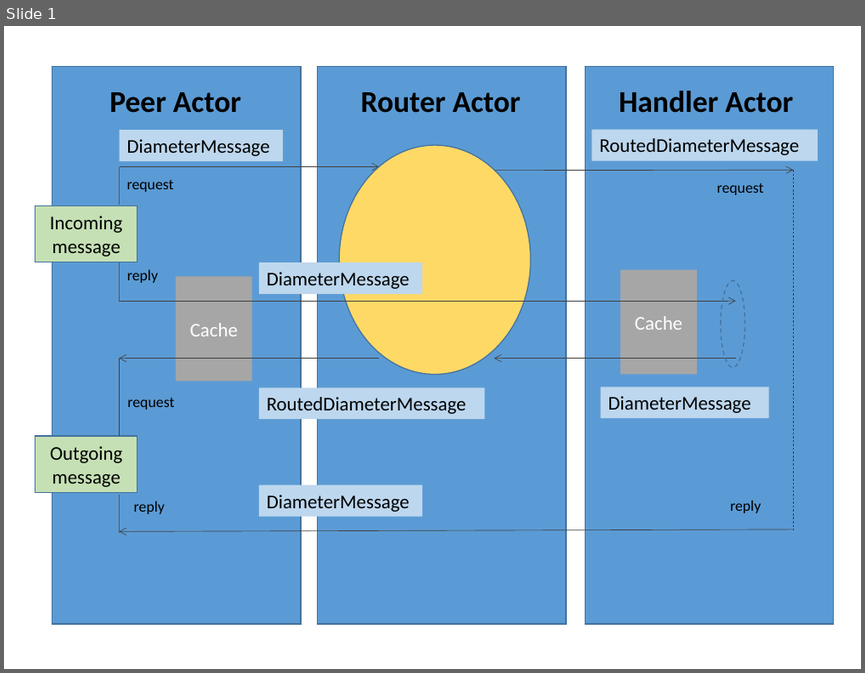
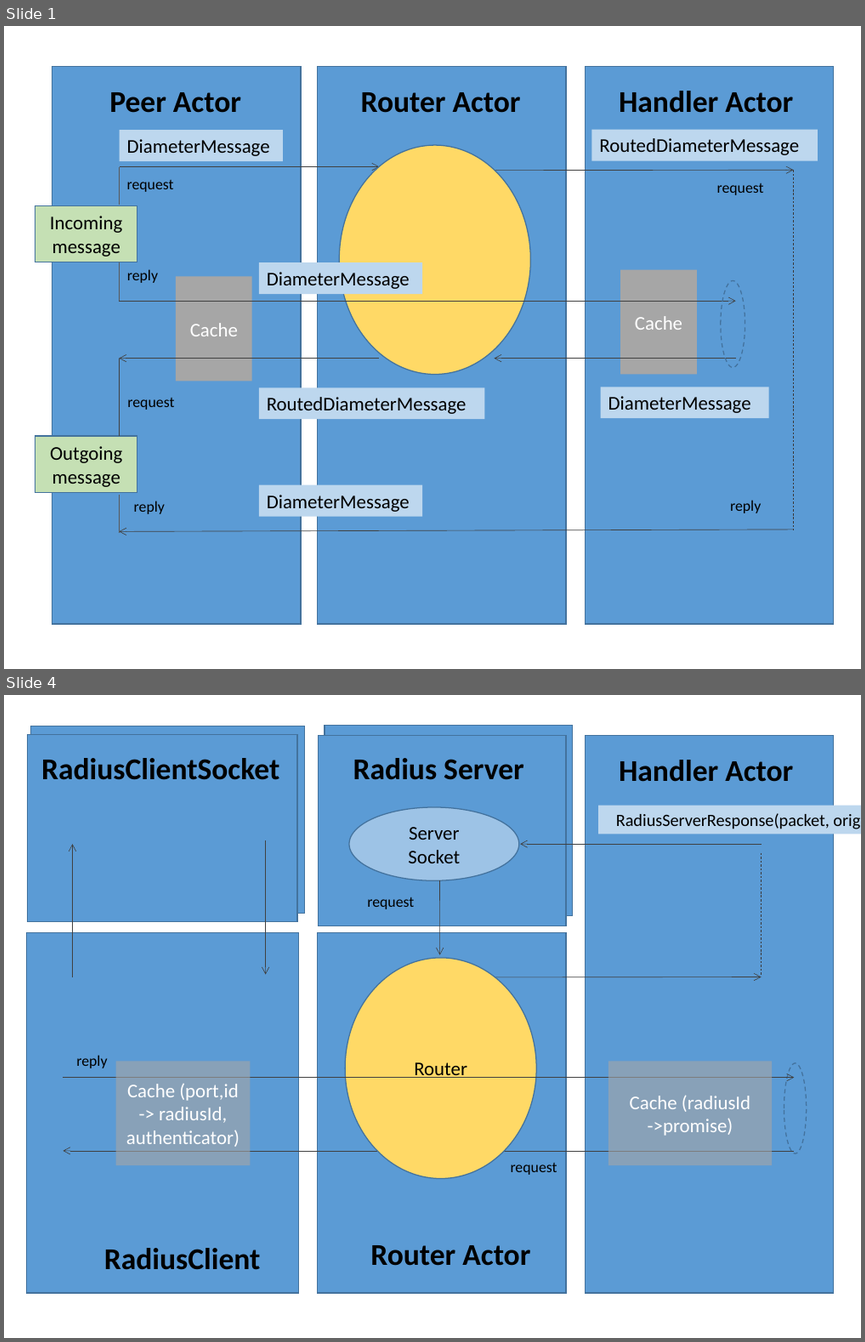
Before and after one commit to francistor/yaas, a slide deck: DiameterServerDesign.pptx. Shown one above the other, each under a label of ours: slide 1 before the commit, slides 1 and 4 after it; the slides between them are not shown. The pictures are 865x673 and 865x1342 pixels, drawn with LibreOffice and Linux fonts; fonts in the diff are those of the drawing. Boxes give left, top, right and bottom in pixels: in the first picture for what was removed or moved away, otherwise in the second. Text is boxed around its words. In the diff, an @@ line names an element or a change of style, - is before the commit and + after.

```diff
--- a/DiameterServerDesign.pptx
+++ b/DiameterServerDesign.pptx
@@ slide 4 added at [4, 695, 861, 1338], background #FFFFFF @@
@@ rectangle added at [27, 735, 297, 922], fill #5B9BD5, outline #43739E 1 pt @@
@@ rectangle added at [30, 726, 305, 913], fill #5B9BD5, outline #43739E 1 pt @@
@@ rectangle added at [318, 736, 566, 926], fill #5B9BD5, outline #43739E 1 pt @@
@@ rectangle added at [324, 726, 573, 916], fill #5B9BD5, outline #43739E 1 pt @@
@@ rectangle added at [585, 736, 834, 1293], fill #5B9BD5, outline #43739E 1 pt @@
@@ text added at [41, 758, 279, 780], 28 pt, text #000000, bold @@
+RadiusClientSocket
@@ text added at [353, 758, 524, 780], 28 pt, text #000000, bold @@
+Radius Server
@@ text added at [619, 760, 793, 782], 28 pt, text #000000, bold @@
+Handler Actor
@@ ellipse added at [349, 807, 519, 880], fill #9DC3E6, outline #43739E 1 pt, 18 pt, text #000000 @@
+Server Socket
@@ rectangle added at [599, 805, 861, 834], fill #BDD7EE, 16 pt, text #000000 @@
+RadiusServerResponse(packet, origin)
@@ arrow added from (72, 977) to (72, 845), #404040 0.5 pt @@
@@ arrow added from (265, 840) to (265, 974), #404040 0.5 pt @@
@@ arrow added from (761, 845) to (520, 845), #404040 0.5 pt @@
@@ line added from (761, 853) to (761, 974), #3B3838 0.5 pt dashed @@
@@ text added at [367, 897, 414, 909], 14 pt, text #000000 @@
+request
@@ arrow added from (440, 880) to (440, 955), #404040 0.5 pt @@
@@ rectangle added at [27, 933, 299, 1293], fill #5B9BD5, outline #43739E 1 pt @@
@@ rectangle added at [318, 933, 566, 1293], fill #5B9BD5, outline #43739E 1 pt @@
@@ ellipse added at [346, 958, 537, 1179], fill #FFD966, outline #43739E 1 pt, 18 pt, text #000000 @@
+Router
@@ arrow added from (462, 977) to (761, 977), #404040 0.5 pt @@
@@ text added at [76, 1055, 107, 1068], 14 pt, text #000000 @@
+reply
@@ rectangle added at [116, 1061, 250, 1165], fill #A6A6A6 at 60% opacity, 18 pt, text #FFFFFF @@
+Cache (port,id -> radiusId, authenticator)
@@ rectangle added at [608, 1061, 772, 1165], fill #A6A6A6 at 60% opacity, 18 pt, text #FFFFFF @@
+Cache (radiusId
+->promise)
@@ ellipse added at [783, 1063, 806, 1153], outline #43739E 1 pt dashed @@
@@ arrow added from (64, 1077) to (794, 1077), #404040 0.5 pt @@
@@ arrow added from (377, 1151) to (64, 1151), #404040 0.5 pt @@
@@ arrow added from (794, 1151) to (492, 1151), #404040 0.5 pt @@
@@ text added at [511, 1163, 557, 1174], 14 pt, text #000000 @@
+request
@@ text added at [104, 1247, 261, 1270], 28 pt, text #000000, bold @@
+RadiusClient
@@ text added at [370, 1245, 530, 1265], 28 pt, text #000000, bold @@
+Router Actor
```
Also in this commit, not shown: 1 slide changed, 3 other slides added, 16 other files.
